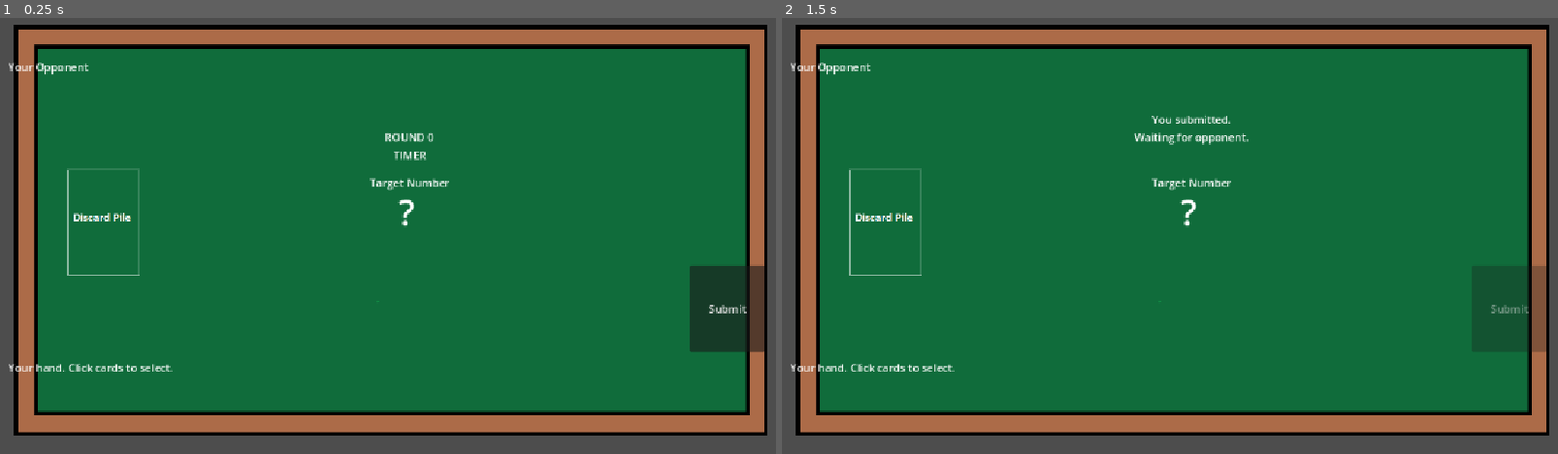
Above: before the commit, frames 1-2 (left to right).
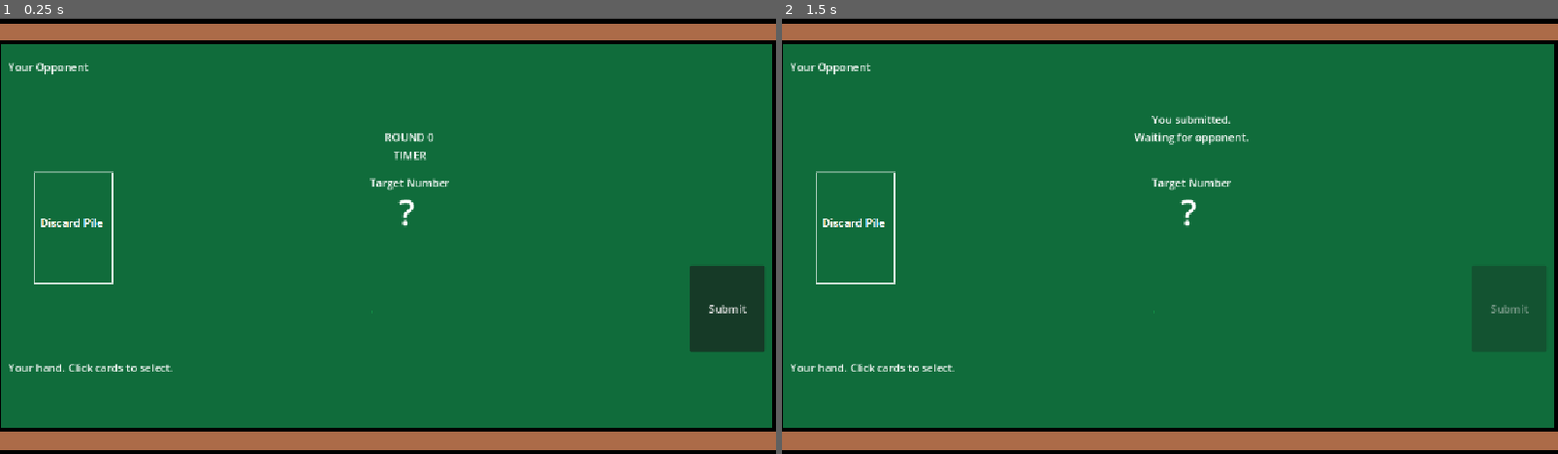
Above: after the commit, the same moments.

Repository: amechanos/Prototype-3
Game: Godot game, scene res://table.tscn
The game is run twice, just before and just after one commit, with the same random seed, the same clock (stepped at 60 frames per second) and the same inputs. This scene is started directly instead of the project's main scene.
Inputs:
- Up to frame 1 (0.25 s): no input
- Up to frame 2 (1.5 s): click "Submit" at 0.5 s; tap Enter at 1.25 s

The runs differ from the first frame. In frame 1, 22% of the frame differs, in the area x 0-100%, y 0-100%; in frame 2, 22%.

Commit message:
idk what i did

Diff:
--- a/project.godot
+++ b/project.godot
@@ -16,7 +16,7 @@
 
 config/name="blackjack"
 run/main_scene="res://network_testing.tscn"
-config/features=PackedStringArray("4.8", "GL Compatibility")
+config/features=PackedStringArray("4.7", "GL Compatibility")
 config/icon="res://icon.svg"
 
 [autoload]
--- a/table.tscn
+++ b/table.tscn
@@ -156,7 +156,8 @@
 
 [node name="TableBoard1" type="Sprite2D" parent="." unique_id=1006507919]
 show_behind_parent = true
-position = Vector2(581, 316)
+position = Vector2(573.5, 324.99997)
+scale = Vector2(1.0875782, 1.0557375)
 texture = ExtResource("2_v5i0k")
 
 [connection signal="pressed" from="PlayerInterface/Submit" to="." method="_on_submit_pressed"]
Not shown, changed: Assets/Table_Board1.png.import
Not shown, changed: Placeholder/Board_Holder.jpg.import
Not shown, changed: icon.svg.import
